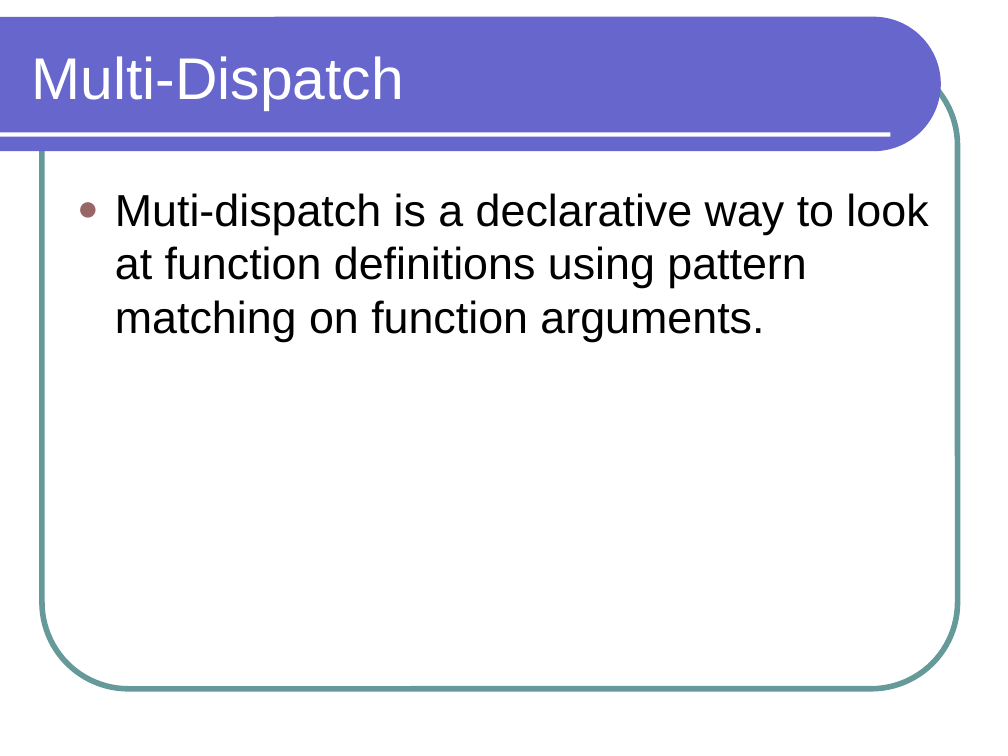
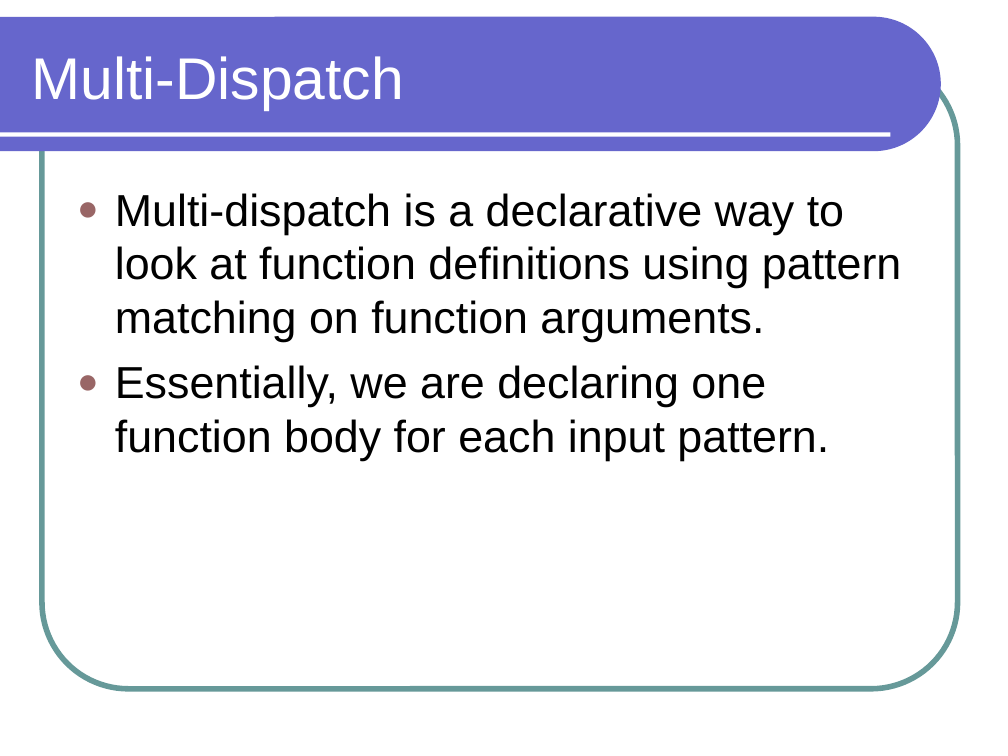
Before and after one commit to lutzhamel/CSC301, a slide deck: slide 19 of notes/csc301-ln013.ppt. Drawn at 1008x756 pixels with LibreOffice and Linux fonts; fonts in the diff are those of the drawing. Boxes give left, top, right and bottom in pixels: in the first picture for what was removed or moved away, otherwise in the second. Text is boxed around its words. In the diff, an @@ line names an element or a change of style, - is before the commit and + after.

```diff
--- a/notes/csc301-ln013.ppt
+++ b/notes/csc301-ln013.ppt
@@ text at bbox=[115, 193, 901, 461]: text changed @@
-● Muti-dispatch is a declarative way to look at function definitions using pattern matching on function arguments.
+● Multi-dispatch is a declarative way to look at function definitions using pattern matching on function arguments.
+● Essentially, we are declaring one function body for each input pattern.
```
Also in this commit, not shown: 3 other files.
